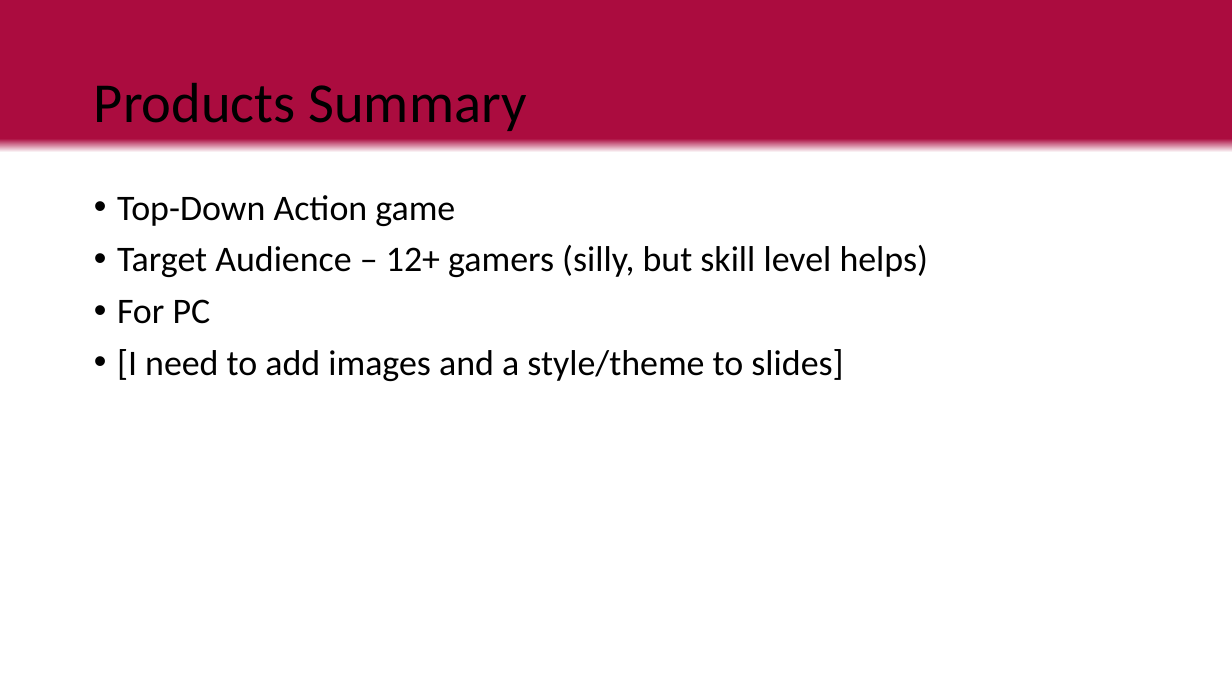
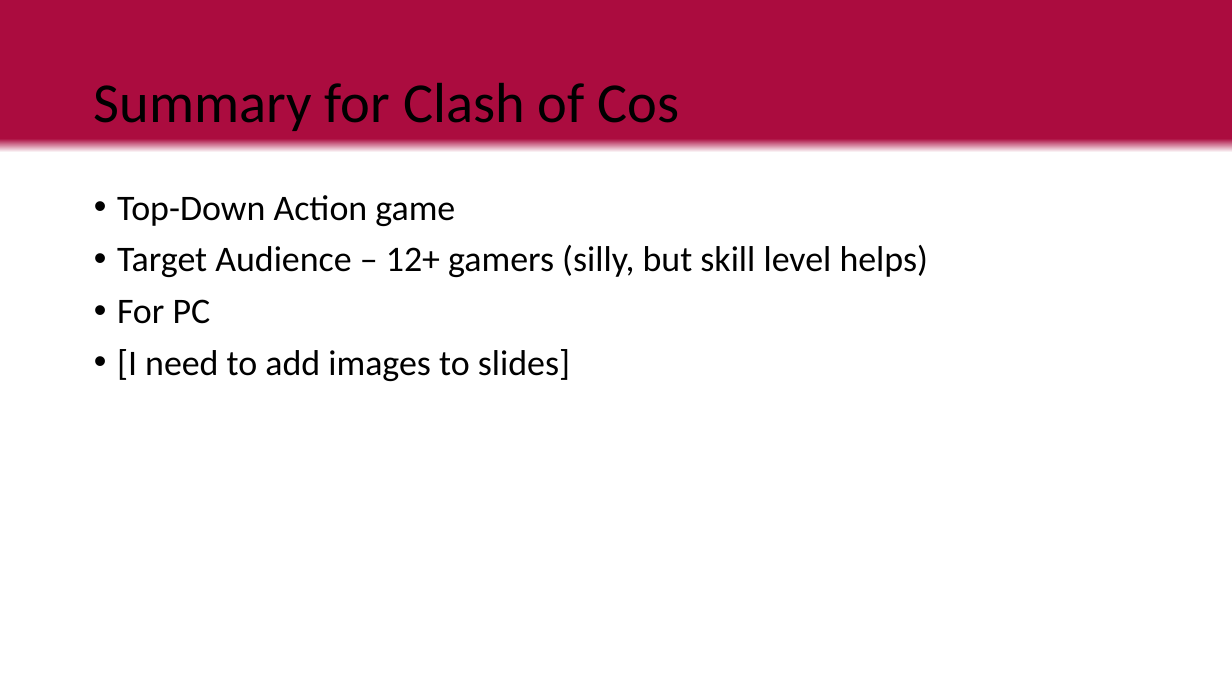
Before and after one commit to LuxRegem/Project_Clash-of-Cosplayers, a slide deck: slide 6 of Shared Documentation/Luke's Documents/Clash of Cos Team Pitch.pptx. Drawn at 1232x693 pixels with LibreOffice and Linux fonts; fonts in the diff are those of the drawing. Boxes give left, top, right and bottom in pixels: in the first picture for what was removed or moved away, otherwise in the second. Text is boxed around its words. In the diff, an @@ line names an element or a change of style, - is before the commit and + after.

```diff
--- a/Shared Documentation/Luke's Documents/Clash of Cos Team Pitch.pptx
+++ b/Shared Documentation/Luke's Documents/Clash of Cos Team Pitch.pptx
@@ title at [94,83,679,131]: text changed @@
-Products Summary
+Summary for Clash of Cos
@@ text at [117,349,570,381]: text changed @@
-• [I need to add images and a style/theme to slides]
+• [I need to add images to slides]
```
Also in this commit, not shown: 2 other slides changed, 1 slide added.
